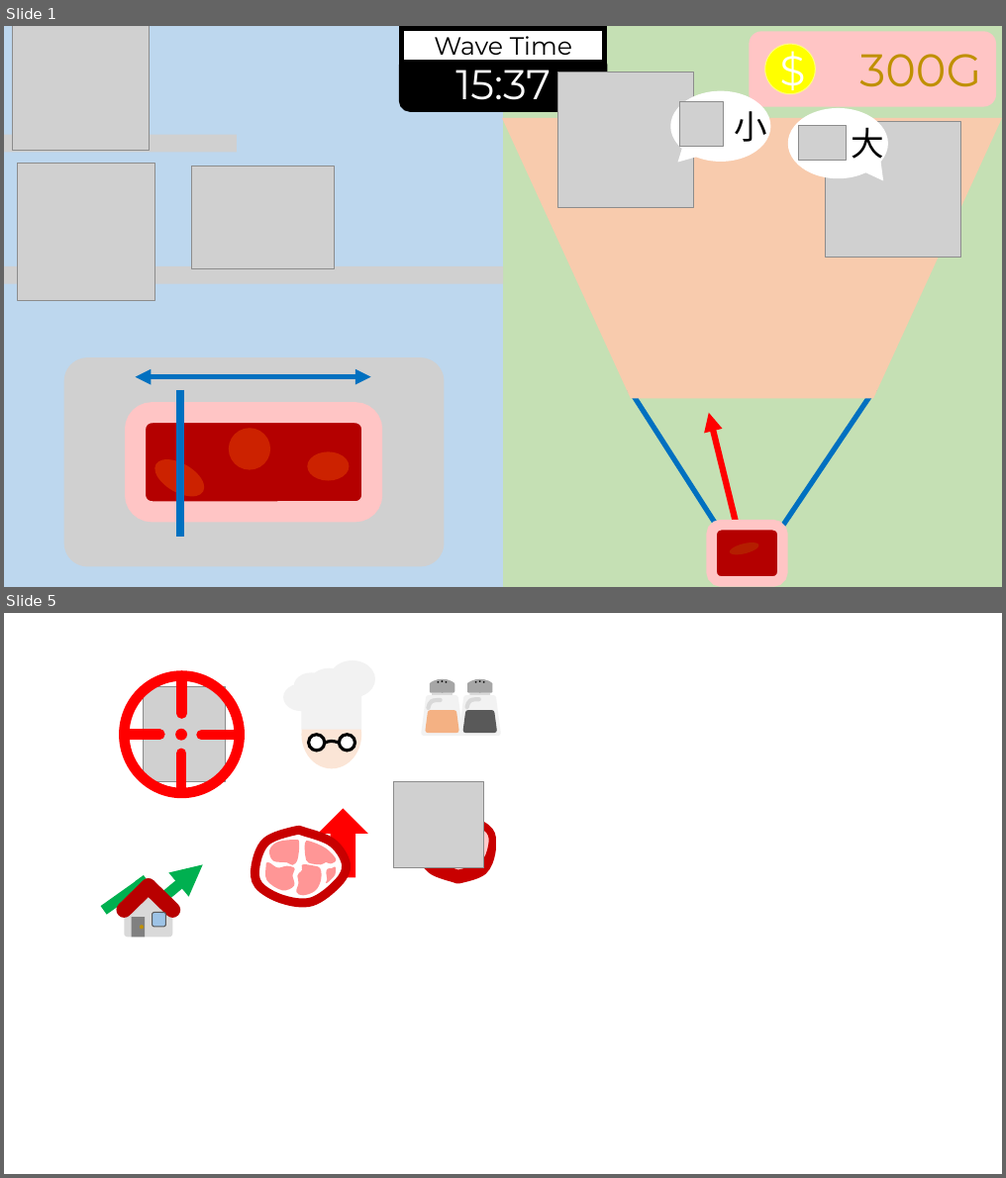
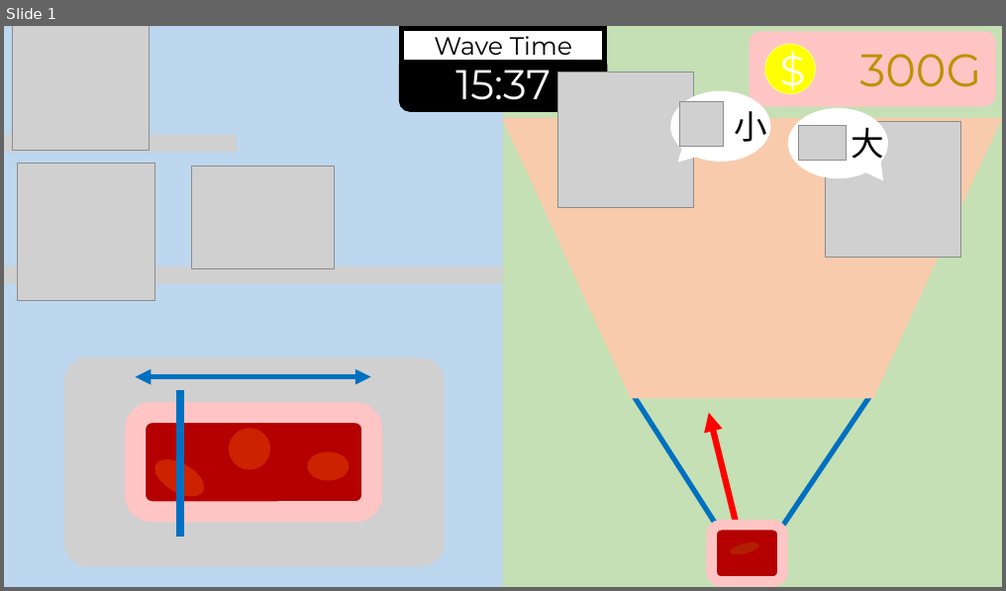
Before and after one commit to SNUGDC/CatDefense, a slide deck: UI Design.pptx. Shown one above the other, each under a label of ours: slides 1 and 5 before the commit, slide 1 after it; the slides between them are not shown. The pictures are 1006x1178 and 1006x591 pixels, drawn with LibreOffice and Linux fonts; fonts in the diff are those of the drawing; grey boxes stand for pictures. Boxes give left, top, right and bottom in pixels: in the first picture for what was removed or moved away, otherwise in the second. Text is boxed around its words. In the diff, an @@ line names an element or a change of style, - is before the commit and + after.

```diff
--- a/UI Design.pptx
+++ b/UI Design.pptx
@@ slide 5 removed at (4,613,1002,1174), background #FFFFFF @@
@@ group removed at (424,679,498,733): 6 ellipses, 4 rounded rectangles, 4 trapezoids, 2 pie slice (boxed as its full ellipse)s, 2 freeform shapes @@
@@ group removed at (124,676,239,793): 4 lines, 2 ellipses, 1 picture @@
@@ group removed at (283,661,375,768): 7 ellipses, 1 rectangle, 1 freeform shape @@
@@ group removed at (393,781,492,879): 13 freeform shapes, 1 picture @@
@@ group removed at (254,808,368,903): 6 freeform shapes, 1 down arrow @@
@@ group removed at (108,864,202,937): 4 lines, 2 rounded rectangles, 1 arrow, 1 triangle, 1 rectangle, 1 ellipse @@
```
Also in this commit, not shown: 2 slides changed, 2 slides added, 1 other slide removed, 45 other files.
